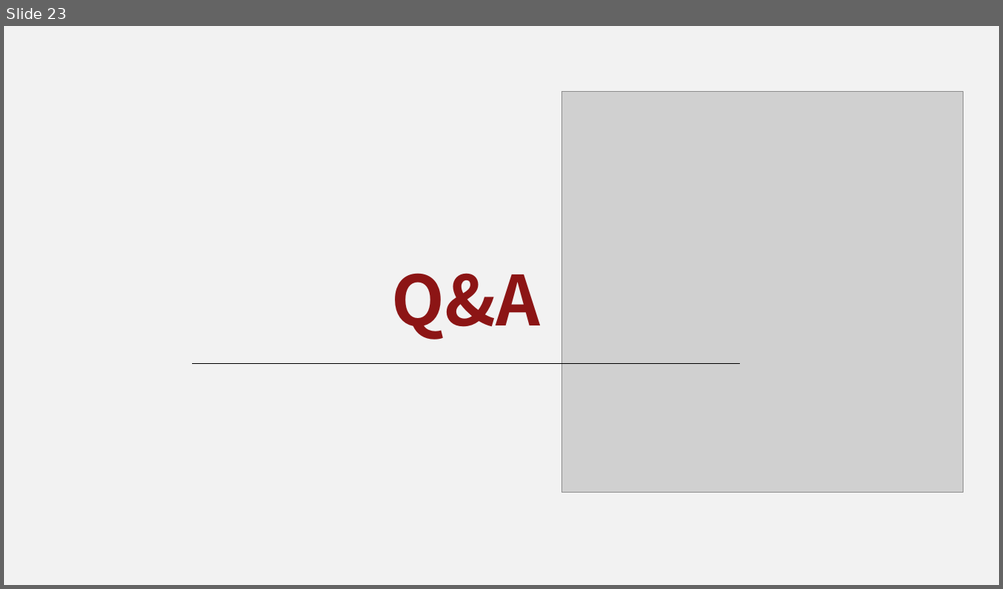
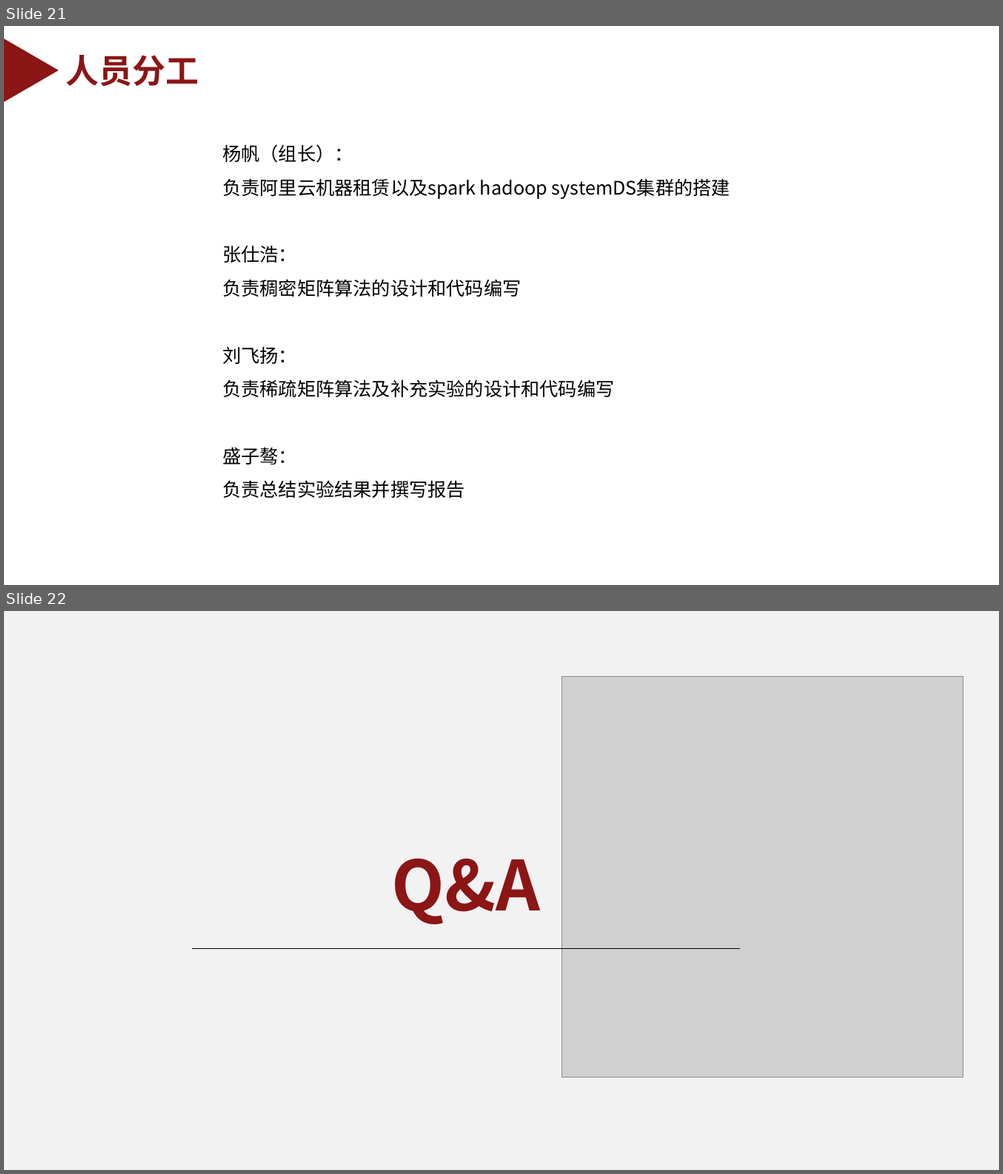
Before and after one commit to YangFan0918/assignment-submission-template, a slide deck: 汇报ppt.pptx. Shown one above the other, each under a label of ours: slide 23 before the commit, slides 21 and 22 after it. The pictures are 1003x589 and 1003x1174 pixels, drawn with LibreOffice and Linux fonts; fonts in the diff are those of the drawing; grey boxes stand for pictures; background and template pictures are left out. Boxes give left, top, right and bottom in pixels: in the first picture for what was removed or moved away, otherwise in the second. Text is boxed around its words. In the diff, an @@ line names an element or a change of style, - is before the commit and + after.

```diff
--- a/汇报ppt.pptx
+++ b/汇报ppt.pptx
@@ slide 21 added at (4, 26, 999, 585), background #FFFFFF @@
@@ triangle added at (4, 39, 59, 102), fill #8C1515 @@
@@ text added at (66, 55, 199, 87), 32 pt, text #8C1515, bold @@
+人员分工
@@ text added at (222, 144, 730, 499), 18 pt, text #000000 @@
+杨帆（组长）：
+负责阿里云机器租赁以及spark hadoop systemDS集群的搭建
+张仕浩：
+负责稠密矩阵算法的设计和代码编写
+刘飞扬：
+负责稀疏矩阵算法及补充实验的设计和代码编写
+盛子骜：
+负责总结实验结果并撰写报告
@@ what was slide 23 is now slide 22 @@
```
Also in this commit, not shown: 7 slides changed, 11 other slides added, 13 slides removed, 3 other files.
